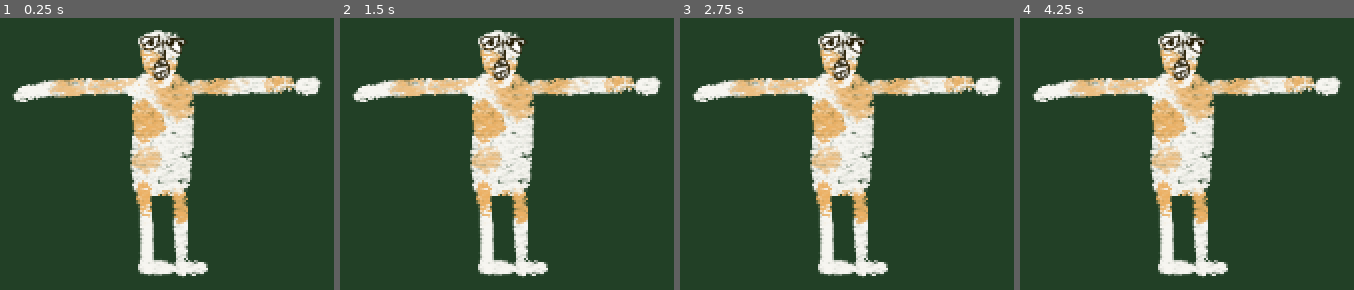
Above: before the commit, frames 1-4 (left to right).
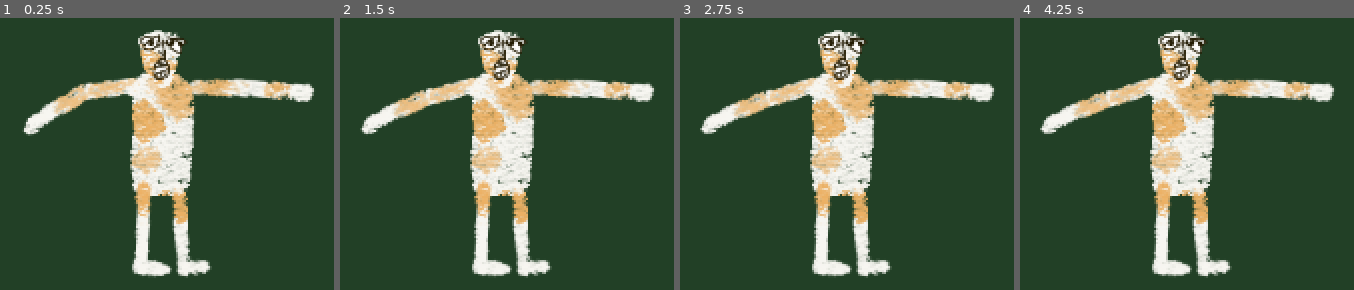
Above: after the commit, the same moments.

Repository: fguillen/The-Forest-Monster-and-the-Cards-Championship
Game: Godot game, scene res://actors/paseant.tscn
Same seed, same stepped clock (60 frames per second), same inputs: the game is played once before the commit and once after it. This scene is started directly instead of the project's main scene.
Inputs:
- Up to frame 1 (0.25 s): no input
- Up to frame 2 (1.5 s): tap Enter (ui_accept) at 0.5, 0.77, 1.25 s; hold Right (ui_right) 0.53-1.28 s; hold Down (ui_down) from 1.28 s (still down)
- Up to frame 3 (2.75 s): tap Enter (ui_accept) at 1.52, 2 s; release Down (ui_down) at 2.03 s; hold Right (ui_right) from 2.03 s (still down)
- Up to frame 4 (4.25 s): tap Enter (ui_accept) at 2.75, 3.02, 3.5, 3.77 s; release Right (ui_right) at 2.78 s; hold Up (ui_up) 2.78-3.53 s; hold Left (ui_left) from 3.53 s (still down)

The runs differ from the first frame. In frame 1, 6.4% of the frame differs, in the area x 3-97%, y 21-96%; in frame 2, 7.2%; in frame 3, 7.2%; in frame 4, 7.3%.

Commit message:
Paseant IK

Diff:
--- a/actors/paseant.tscn
+++ b/actors/paseant.tscn
@@ -17,9 +17,58 @@
 joint_data/1/enable_constraint = false
 joint_data/1/editor_draw_gizmo = true
 
+[sub_resource type="SkeletonModification2DCCDIK" id="SkeletonModification2DCCDIK_o8tuw"]
+target_nodepath = NodePath("../../TargetArmLeft")
+tip_nodepath = NodePath("Hip/ArmLeft/ForearmLeft/ArmLeftTip")
+ccdik_data_chain_length = 2
+joint_data/0/bone_index = 7
+joint_data/0/bone2d_node = NodePath("Hip/ArmLeft/ForearmLeft")
+joint_data/0/rotate_from_joint = false
+joint_data/0/enable_constraint = false
+joint_data/0/editor_draw_gizmo = true
+joint_data/1/bone_index = 6
+joint_data/1/bone2d_node = NodePath("Hip/ArmLeft")
+joint_data/1/rotate_from_joint = false
+joint_data/1/enable_constraint = false
+joint_data/1/editor_draw_gizmo = true
+
+[sub_resource type="SkeletonModification2DCCDIK" id="SkeletonModification2DCCDIK_xyi5b"]
+target_nodepath = NodePath("../../TargetLegRight")
+tip_nodepath = NodePath("Hip/LegRight/CalfRight/LegRightTip")
+ccdik_data_chain_length = 2
+joint_data/0/bone_index = 10
+joint_data/0/bone2d_node = NodePath("Hip/LegRight/CalfRight")
+joint_data/0/rotate_from_joint = false
+joint_data/0/enable_constraint = false
+joint_data/0/editor_draw_gizmo = true
+joint_data/1/bone_index = 9
+joint_data/1/bone2d_node = NodePath("Hip/LegRight")
+joint_data/1/rotate_from_joint = false
+joint_data/1/enable_constraint = false
+joint_data/1/editor_draw_gizmo = true
+
+[sub_resource type="SkeletonModification2DCCDIK" id="SkeletonModification2DCCDIK_v73jr"]
+target_nodepath = NodePath("../../TargetLegLeft")
+tip_nodepath = NodePath("Hip/LegLeft/CalfLeft/LegLeftTip")
+ccdik_data_chain_length = 2
+joint_data/0/bone_index = 13
+joint_data/0/bone2d_node = NodePath("Hip/LegLeft/CalfLeft")
+joint_data/0/rotate_from_joint = false
+joint_data/0/enable_constraint = false
+joint_data/0/editor_draw_gizmo = true
+joint_data/1/bone_index = 12
+joint_data/1/bone2d_node = NodePath("Hip/LegLeft")
+joint_data/1/rotate_from_joint = false
+joint_data/1/enable_constraint = false
+joint_data/1/editor_draw_gizmo = true
+
 [sub_resource type="SkeletonModificationStack2D" id="SkeletonModificationStack2D_gdssj"]
-modification_count = 1
+enabled = true
+modification_count = 4
 modifications/0 = SubResource("SkeletonModification2DCCDIK_85d3m")
+modifications/1 = SubResource("SkeletonModification2DCCDIK_o8tuw")
+modifications/2 = SubResource("SkeletonModification2DCCDIK_xyi5b")
+modifications/3 = SubResource("SkeletonModification2DCCDIK_v73jr")
 
 [node name="Paseant" type="CharacterBody2D"]
 
@@ -149,10 +198,12 @@
 [node name="ArmRight" type="Bone2D" parent="Polygons/Skeleton2D/Hip"]
 position = Vector2(-25, -73)
 rest = Transform2D(1, 0, 0, 1, -25, -73)
+metadata/_local_pose_override_enabled_ = true
 
 [node name="ForearmRight" type="Bone2D" parent="Polygons/Skeleton2D/Hip/ArmRight"]
 position = Vector2(-35, 2)
 rest = Transform2D(1, 0, 0, 1, -35, 2)
+metadata/_local_pose_override_enabled_ = true
 
 [node name="HandRight" type="Bone2D" parent="Polygons/Skeleton2D/Hip/ArmRight/ForearmRight"]
 position = Vector2(-45, 2)
@@ -168,15 +219,17 @@
 position = Vector2(19, -73)
 rotation = -0.0239745
 rest = Transform2D(0.999713, -0.0239722, 0.0239722, 0.999713, 19, -73)
+metadata/_local_pose_override_enabled_ = true
 
 [node name="ForearmLeft" type="Bone2D" parent="Polygons/Skeleton2D/Hip/ArmLeft"]
 position = Vector2(40, 0)
 rotation = -0.0246668
 rest = Transform2D(0.999696, -0.0246643, 0.0246643, 0.999696, 40, 0)
+metadata/_local_pose_override_enabled_ = true
 
 [node name="HandLeft" type="Bone2D" parent="Polygons/Skeleton2D/Hip/ArmLeft/ForearmLeft"]
 position = Vector2(45.0089, 1.14867)
-rest = Transform2D(1, 0, 0, 1, 40, -1)
+rest = Transform2D(1, 0, 0, 1, 45.0089, 1.14867)
 auto_calculate_length_and_angle = false
 length = 20.0
 bone_angle = 12.361
@@ -187,10 +240,12 @@
 [node name="LegRight" type="Bone2D" parent="Polygons/Skeleton2D/Hip"]
 position = Vector2(-16, 9)
 rest = Transform2D(1, 0, 0, 1, -16, 9)
+metadata/_local_pose_override_enabled_ = true
 
 [node name="CalfRight" type="Bone2D" parent="Polygons/Skeleton2D/Hip/LegRight"]
 position = Vector2(3, 34)
 rest = Transform2D(1, 0, 0, 1, 3, 34)
+metadata/_local_pose_override_enabled_ = true
 
 [node name="FootRight" type="Bone2D" parent="Polygons/Skeleton2D/Hip/LegRight/CalfRight"]
 position = Vector2(0, 31)
@@ -205,10 +260,12 @@
 [node name="LegLeft" type="Bone2D" parent="Polygons/Skeleton2D/Hip"]
 position = Vector2(12, 11)
 rest = Transform2D(1, 0, 0, 1, 12, 11)
+metadata/_local_pose_override_enabled_ = true
 
 [node name="CalfLeft" type="Bone2D" parent="Polygons/Skeleton2D/Hip/LegLeft"]
 position = Vector2(3, 34)
 rest = Transform2D(1, 0, 0, 1, 3, 34)
+metadata/_local_pose_override_enabled_ = true
 
 [node name="FootLeft" type="Bone2D" parent="Polygons/Skeleton2D/Hip/LegLeft/CalfLeft"]
 position = Vector2(0, 31)
@@ -221,13 +278,13 @@
 position = Vector2(0, 31)
 
 [node name="TargetArmRight" type="Marker2D" parent="."]
-position = Vector2(64, 80)
+position = Vector2(76, 102)
 
 [node name="TargetArmLeft" type="Marker2D" parent="."]
-position = Vector2(286, 74)
+position = Vector2(283, 77)
 
 [node name="TargetLegRight" type="Marker2D" parent="."]
-position = Vector2(164, 222)
+position = Vector2(159, 231)
 
 [node name="TargetLegLeft" type="Marker2D" parent="."]
-position = Vector2(192, 223)
+position = Vector2(194, 224)
Not shown: 1 places in actors/paseant.tscn that only renumber resources
